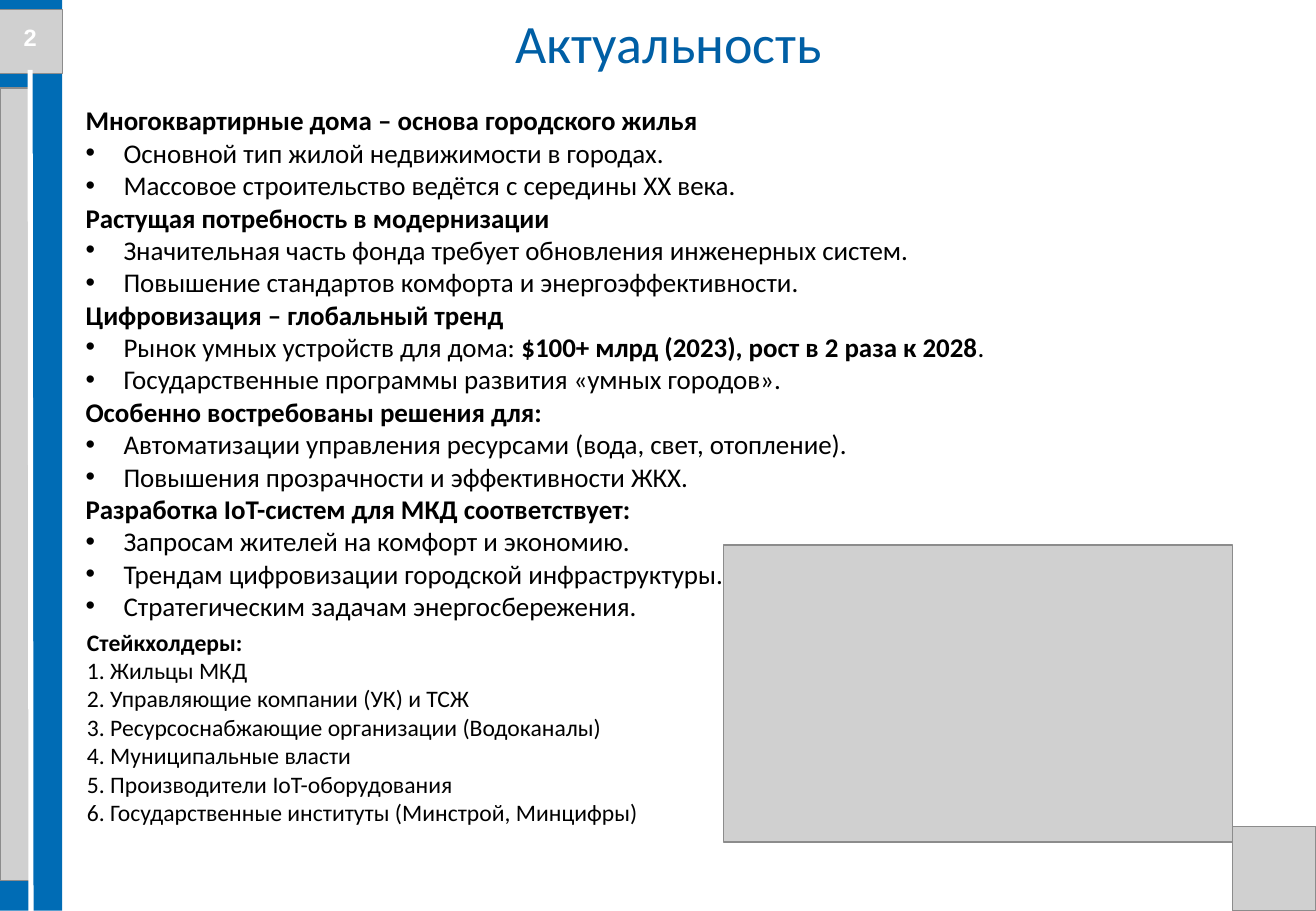
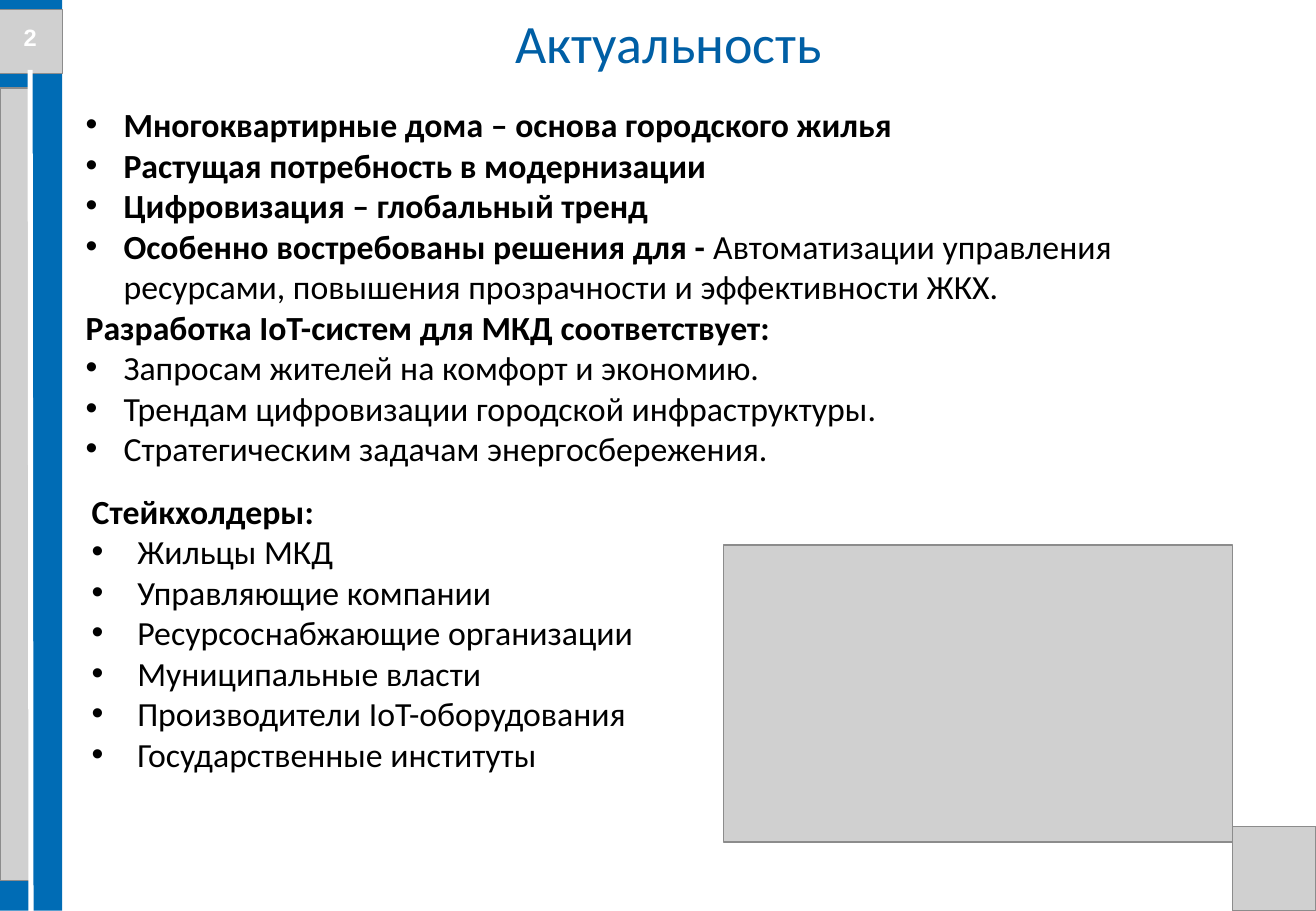
Before and after one commit to Evgenij1234/Diplom-work, a slide deck: slide 2 of Стасик/Презентация диплома Костюк С. В. БПЦ 21-01.pptx. Drawn at 1316x911 pixels with LibreOffice and Linux fonts; fonts in the diff are those of the drawing; grey boxes stand for pictures; background and template pictures are left out. Boxes give left, top, right and bottom in pixels: in the first picture for what was removed or moved away, otherwise in the second. Text is boxed around its words. In the diff, an @@ line names an element or a change of style, - is before the commit and + after.

```diff
--- a/Стасик/Презентация диплома Костюк С. В. БПЦ 21-01.pptx
+++ b/Стасик/Презентация диплома Костюк С. В. БПЦ 21-01.pptx
@@ text at (86, 115, 892, 467): size 16 to 20 pt in "Многоквартирные дома – основа городского жилья", "Растущая потребность в модернизации", "Цифровизация – глобальный тренд", "Разработка IoT-систем для МКД соответствует:" and 3 more places; bullet none to • @@
@@ text at (124, 144, 735, 200): paragraphs removed @@
-• Основной тип жилой недвижимости в городах.
-• Массовое строительство ведётся с середины XX века.
@@ text at (124, 235, 1112, 305): text changed; size 16 to 20 pt @@
-• Рынок умных устройств для дома: $100+ млрд (2023), рост в 2 раза к 2028.
-• Государственные программы развития «умных городов».
-Особенно востребованы решения для:
-• Автоматизации управления ресурсами (вода, свет, отопление).
-• Повышения прозрачности и эффективности ЖКХ.
+• Особенно востребованы решения для - Автоматизации управления ресурсами, повышения прозрачности и эффективности ЖКХ.
@@ text at (124, 241, 908, 297): paragraphs removed @@
-• Значительная часть фонда требует обновления инженерных систем.
-• Повышение стандартов комфорта и энергоэффективности.
@@ text "Стейкхолдеры:": place and size @@
-text "Стейкхолдеры:" at (87, 635, 637, 825)
+text "Стейкхолдеры:" at (92, 501, 633, 773)
@@ text at (92, 501, 314, 530): size 14 to 20 pt in "Стейкхолдеры:" @@
@@ text at (137, 542, 633, 773): text changed; size 14 to 20 pt @@
-1. Жильцы МКД
-2. Управляющие компании (УК) и ТСЖ
-3. Ресурсоснабжающие организации (Водоканалы)
-4. Муниципальные власти
-5. Производители IoT-оборудования
-6. Государственные институты (Минстрой, Минцифры)
+• Жильцы МКД
+• Управляющие компании
+• Ресурсоснабжающие организации
+• Муниципальные власти
+• Производители IoT-оборудования
+• Государственные институты
```
Also in this commit, not shown: 14 other slides changed, 3 slides added, 6 other files.
